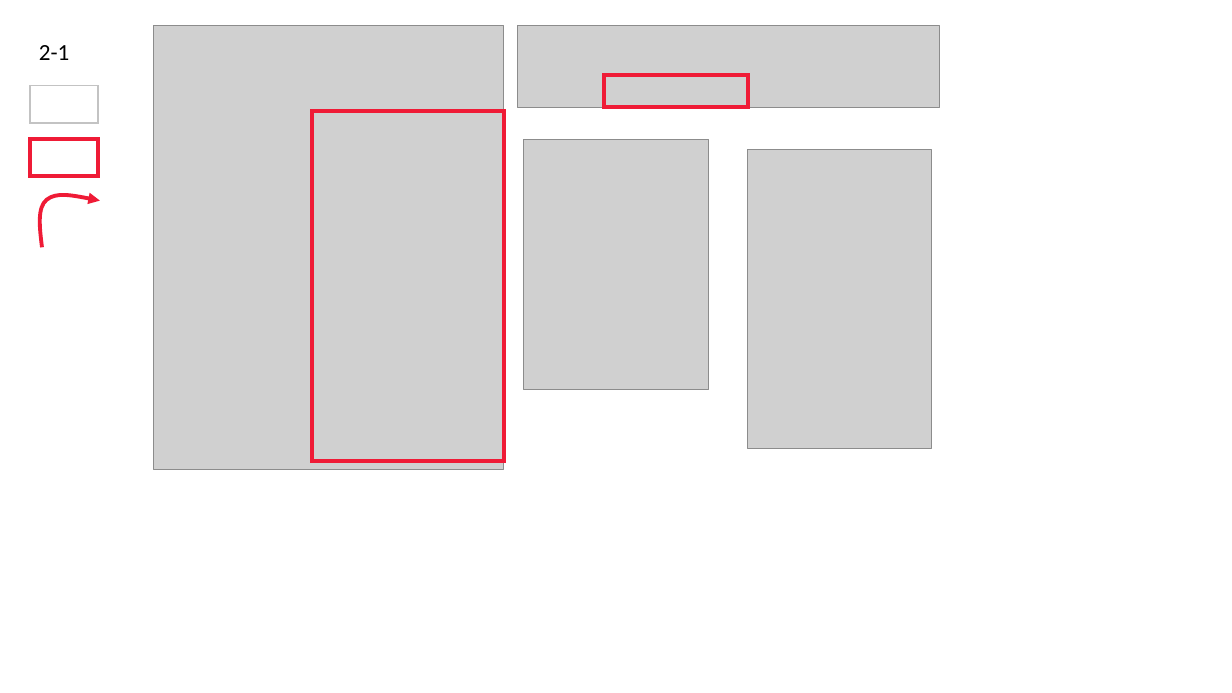
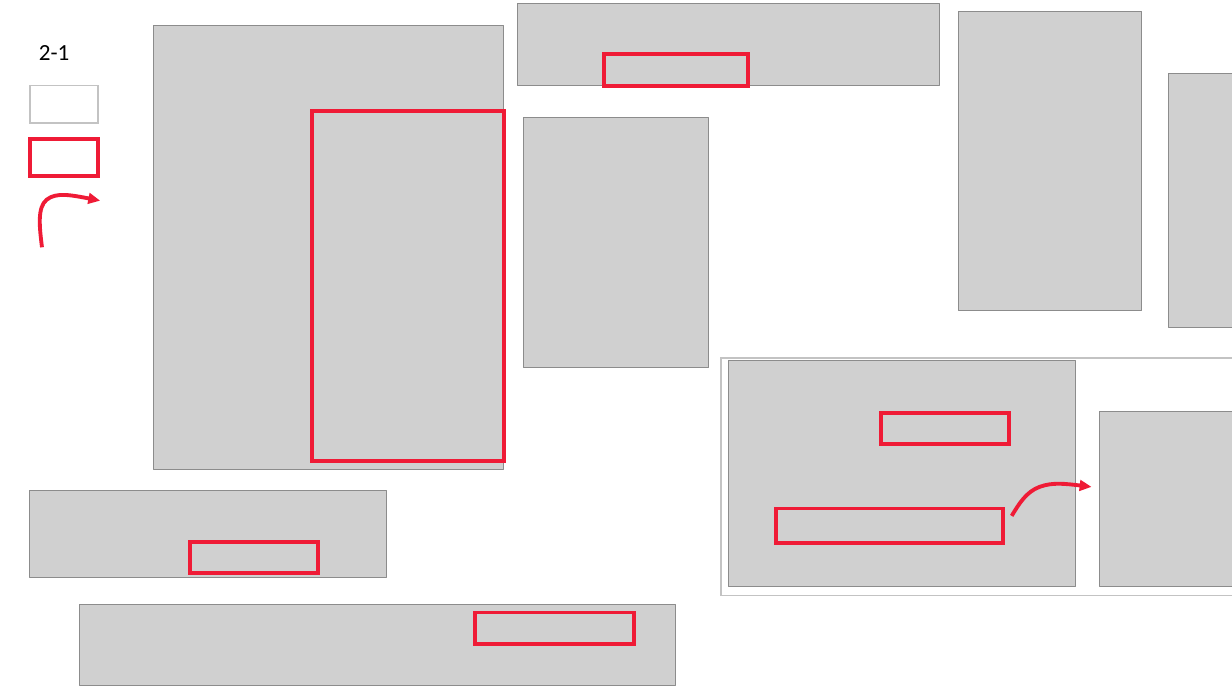
Before and after one commit to wwlpublish/learn-bizapps-pr-test, a slide deck: slide 6 of learn-bizapps-pr/power-bi/analyze-data-power-bi/media-layered/power-bi-consumer-source.pptx. Drawn at 1232x693 pixels with LibreOffice and Linux fonts; fonts in the diff are those of the drawing; grey boxes stand for pictures. Boxes give left, top, right and bottom in pixels: in the first picture for what was removed or moved away, otherwise in the second. Text is boxed around its words. In the diff, an @@ line names an element or a change of style, - is before the commit and + after.

```diff
--- a/learn-bizapps-pr/power-bi/analyze-data-power-bi/media-layered/power-bi-consumer-source.pptx
+++ b/learn-bizapps-pr/power-bi/analyze-data-power-bi/media-layered/power-bi-consumer-source.pptx
@@ picture moved from (x1=518, y1=26, x2=939, y2=108) to (x1=518, y1=4, x2=939, y2=86) @@
@@ picture moved from (x1=748, y1=150, x2=932, y2=449) to (x1=958, y1=11, x2=1142, y2=311) @@
@@ rectangle moved from (x1=604, y1=76, x2=748, y2=108) to (x1=604, y1=54, x2=748, y2=86) @@
@@ picture added at (x1=1169, y1=73, x2=1232, y2=327) @@
@@ picture moved from (x1=523, y1=140, x2=709, y2=390) to (x1=523, y1=117, x2=709, y2=368) @@
@@ rectangle added at (x1=721, y1=358, x2=1232, y2=595), outline #C3C3C3 1 pt @@
@@ picture added at (x1=728, y1=360, x2=1076, y2=587) @@
@@ rectangle added at (x1=881, y1=413, x2=1009, y2=445), outline #EF1B36 3 pt @@
@@ picture added at (x1=1100, y1=412, x2=1232, y2=587) @@
@@ picture added at (x1=30, y1=491, x2=386, y2=578) @@
@@ rectangle added at (x1=776, y1=508, x2=1003, y2=543), outline #EF1B36 3 pt @@
@@ freeform shape added at (x1=1012, y1=484, x2=1092, y2=516), outline #EF1B36 3 pt @@
@@ rectangle added at (x1=189, y1=543, x2=318, y2=574), outline #EF1B36 3 pt @@
@@ picture added at (x1=79, y1=604, x2=676, y2=686) @@
@@ rectangle added at (x1=475, y1=613, x2=634, y2=644), outline #EF1B36 3 pt @@
```
Also in this commit, not shown: 3 slides added, 13 other files.
